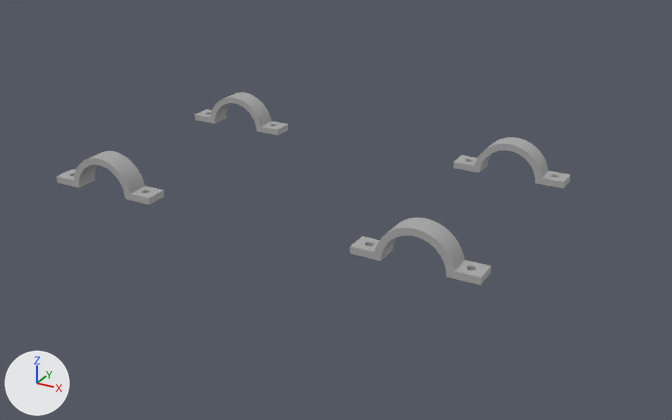
The glTF model modell/teile/e1_motorbuegel.glb, before and after one commit.
Rendered twice from a 50 mm lens placed at (174.0, -328.0, 187.0), pointed at (-3.0, -7.0, 26.0). Arrows for +X, +Y and +Z are at lower left; the lights stay in place. The picture after the commit comes second. Vertices at exactly the same position are counted once.

The first picture shows 'farbe_0'.
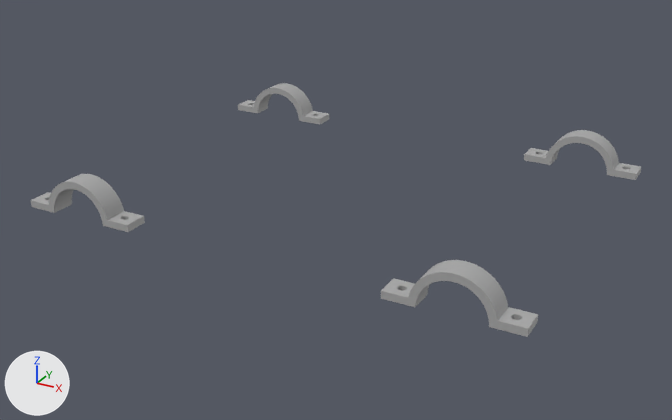
The change, as a list of edits to the scene's bpy script:
```text
Change me_farbe_0:
    used by ob_farbe_0; location = (0.0, 0.0, 0.0)
    remove me_farbe_0.from_pydata(...)  # 1128 vertices, 2272 faces; spans x -116.0..80.0, y -55.0..55.0, z 34.0..50.0
    add me_farbe_0.from_pydata(...)  # 1128 vertices, 2272 faces; spans x -106.0..106.0, y -80.0..80.0, z 34.0..50.0
    me_farbe_0 part 1: the loose piece of 282 vertices spanning x 30.0..80.0, y -55.0..-45.0, z 34.0..50.0 is moved by (25.0, -25.0, 0.0)
    me_farbe_0 part 2: the loose piece of 282 vertices spanning x 30.0..80.0, y 45.0..55.0, z 34.0..50.0 is moved by (25.0, 25.0, 0.0)
    me_farbe_0 part 3: the loose piece of 282 vertices spanning x -116.0..-64.0, y -55.0..-45.0, z 34.0..50.0 is moved by (10.0, -25.0, 0.0)
    me_farbe_0 part 4: the loose piece of 282 vertices spanning x -116.0..-64.0, y 45.0..55.0, z 34.0..50.0 is moved by (10.0, 25.0, 0.0)
```

Pixel boxes (x1, y1, x2, y2) of what changed, in the pictures (672 x 420 px; the box of a moved part takes in the faces that stretch with it):
'farbe_0', reshaped (18% wider, 31% taller)
    before: (56, 92, 571, 285)
    after: (31, 83, 641, 337)
part 1 of me_farbe_0, moved or reshaped
    before: (350, 218, 491, 285)
    after: (381, 260, 538, 337)
part 2 of me_farbe_0, moved or reshaped
    before: (453, 137, 571, 189)
    after: (524, 130, 641, 180)
part 3 of me_farbe_0, moved or reshaped
    before: (56, 151, 164, 205)
    after: (31, 174, 145, 232)
part 4 of me_farbe_0, moved or reshaped
    before: (195, 92, 288, 135)
    after: (238, 83, 329, 124)
